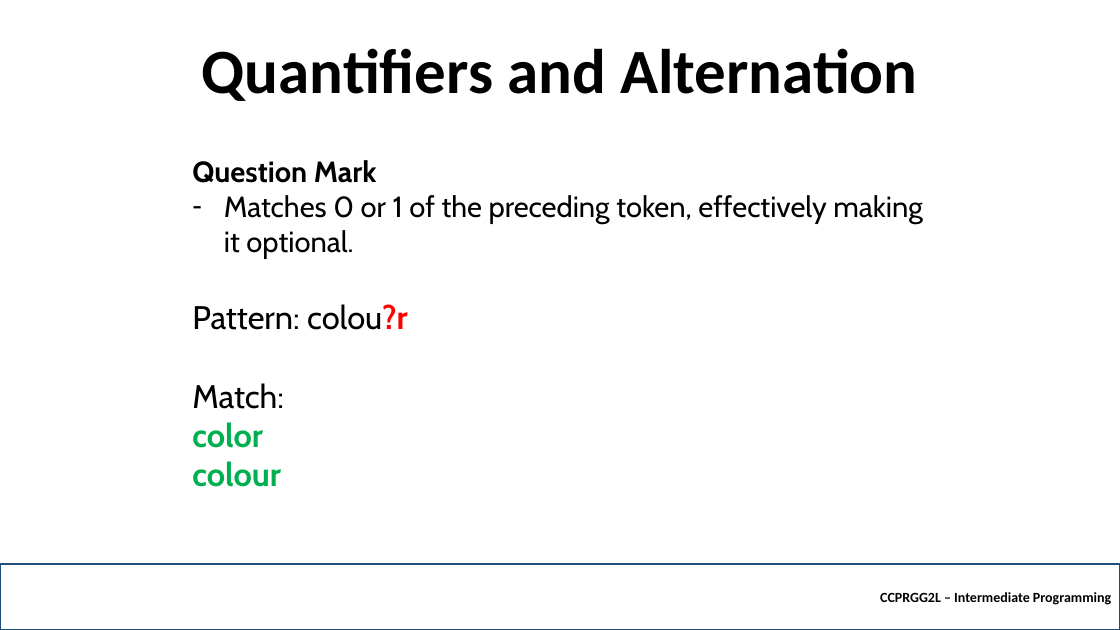
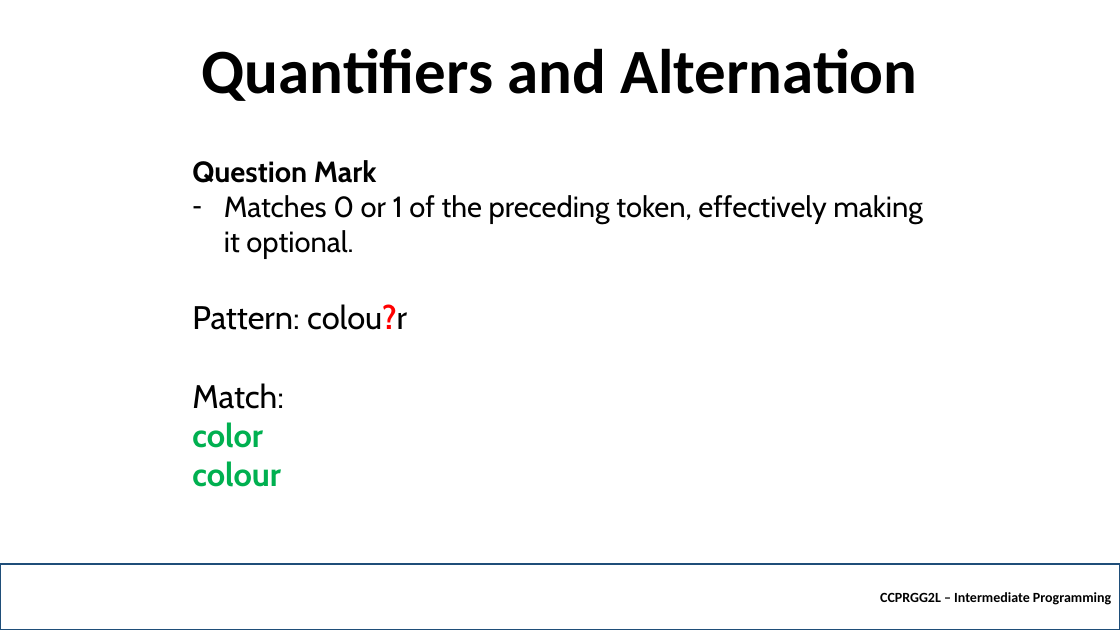
Before and after one commit to robitussin/CCPRGG2L, a slide deck: slide 24 of week_4/Regular Expressions.pptx. Drawn at 1120x630 pixels with LibreOffice and Linux fonts; fonts in the diff are those of the drawing; background and template pictures are left out. Boxes give left, top, right and bottom in pixels: in the first picture for what was removed or moved away, otherwise in the second. Text is boxed around its words. In the diff, an @@ line names an element or a change of style, - is before the commit and + after.

```diff
--- a/week_4/Regular Expressions.pptx
+++ b/week_4/Regular Expressions.pptx
@@ text at box(192, 304, 407, 330): text colour #FF0000 to #000000, bold off in "colou?r" @@
```
Also in this commit, not shown: 3 other slides changed.
